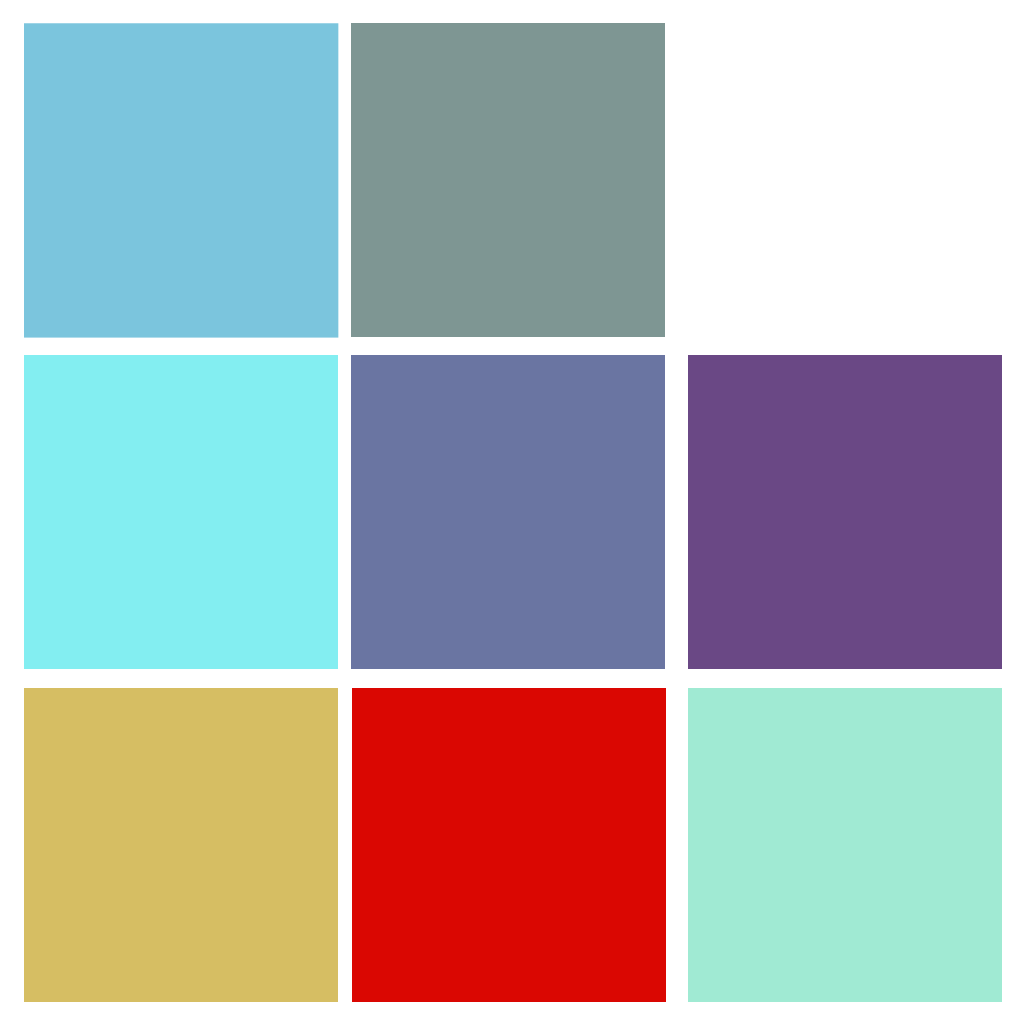
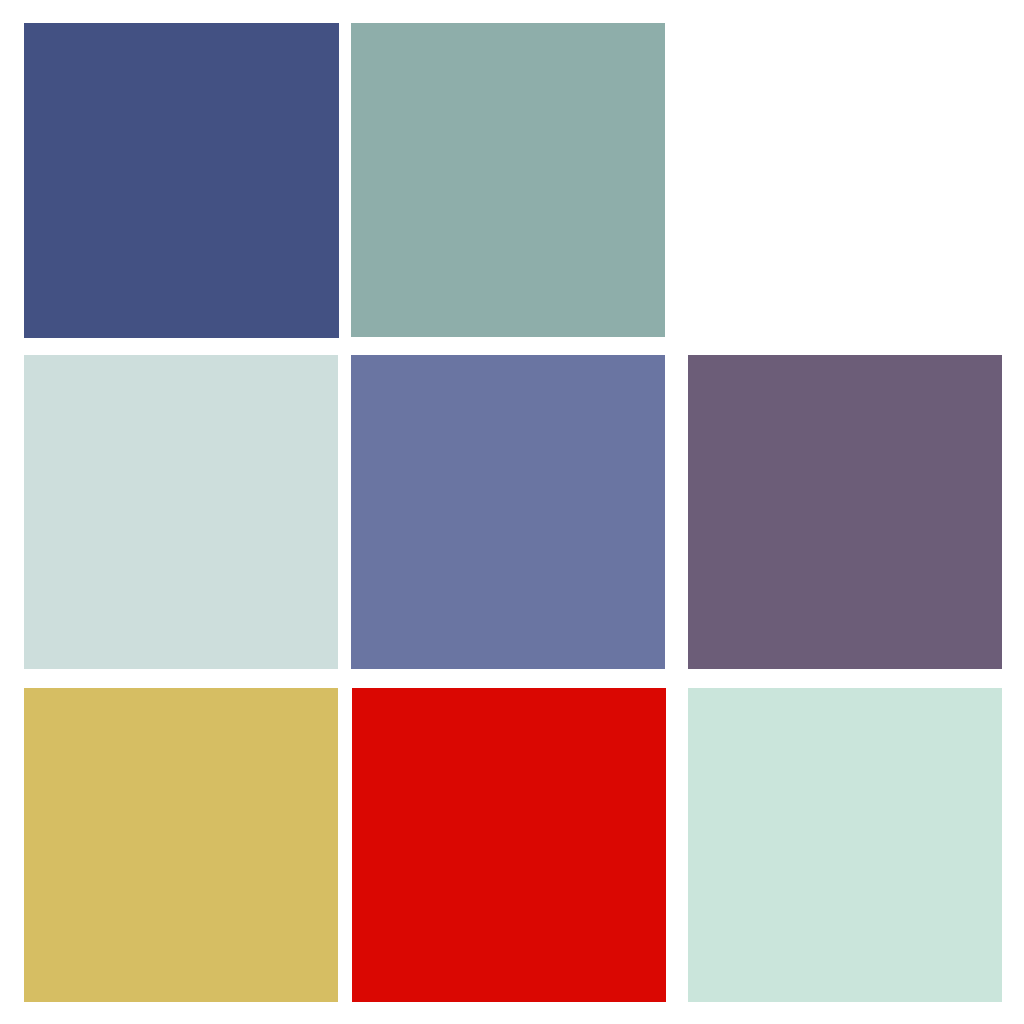
Layer changes from the first 1024 x 1024 image to the second:
painted on "Cables" over [688, 355, 1002, 669]
painted on "Accroches cables" over [688, 688, 1002, 1002]
painted on "Wheels" over [24, 355, 338, 669]
painted on "Plaques" over [351, 23, 665, 337]
painted on "Base" over [24, 23, 339, 338]
removed layer "Calque 0" over [24, 23, 1002, 1002]
